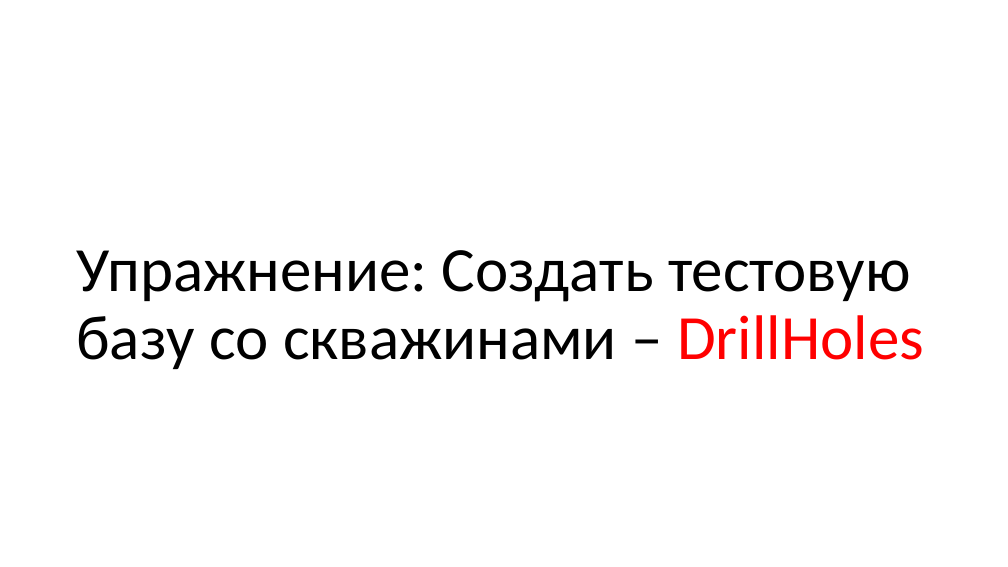
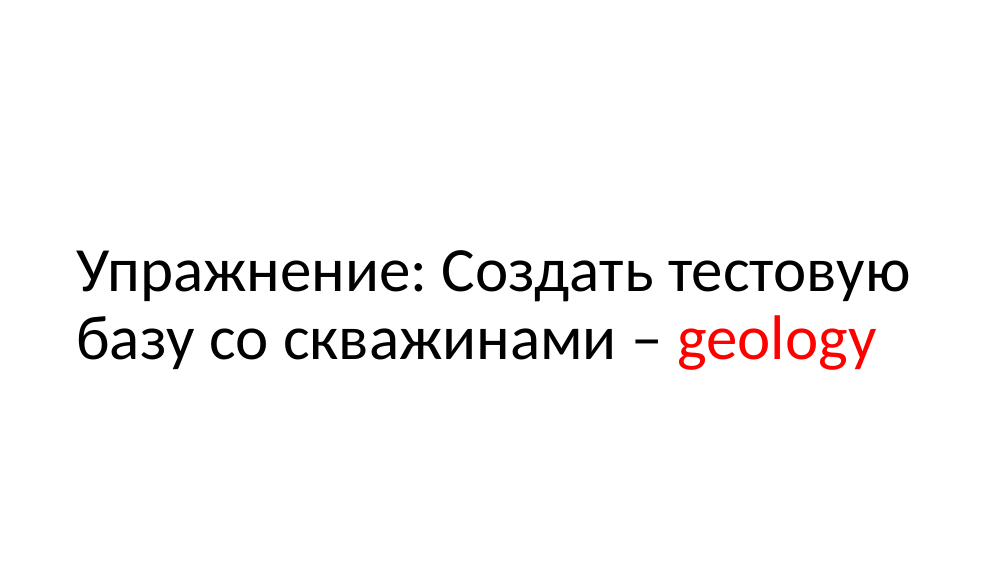
Before and after one commit to dmitriykuptsov/SQL, a slide deck: slide 7 of sql.pptx. Drawn at 1008x567 pixels with LibreOffice and Linux fonts; fonts in the diff are those of the drawing. Boxes give left, top, right and bottom in pixels: in the first picture for what was removed or moved away, otherwise in the second. Text is boxed around its words. In the diff, an @@ line names an element or a change of style, - is before the commit and + after.

```diff
--- a/sql.pptx
+++ b/sql.pptx
@@ title at bbox=[76, 250, 910, 370]: text changed @@
-Упражнение: Создать тестовую базу со скважинами – DrillHoles
+Упражнение: Создать тестовую базу со скважинами – geology
```
Also in this commit, not shown: 7 other slides changed, 1 slide removed.
